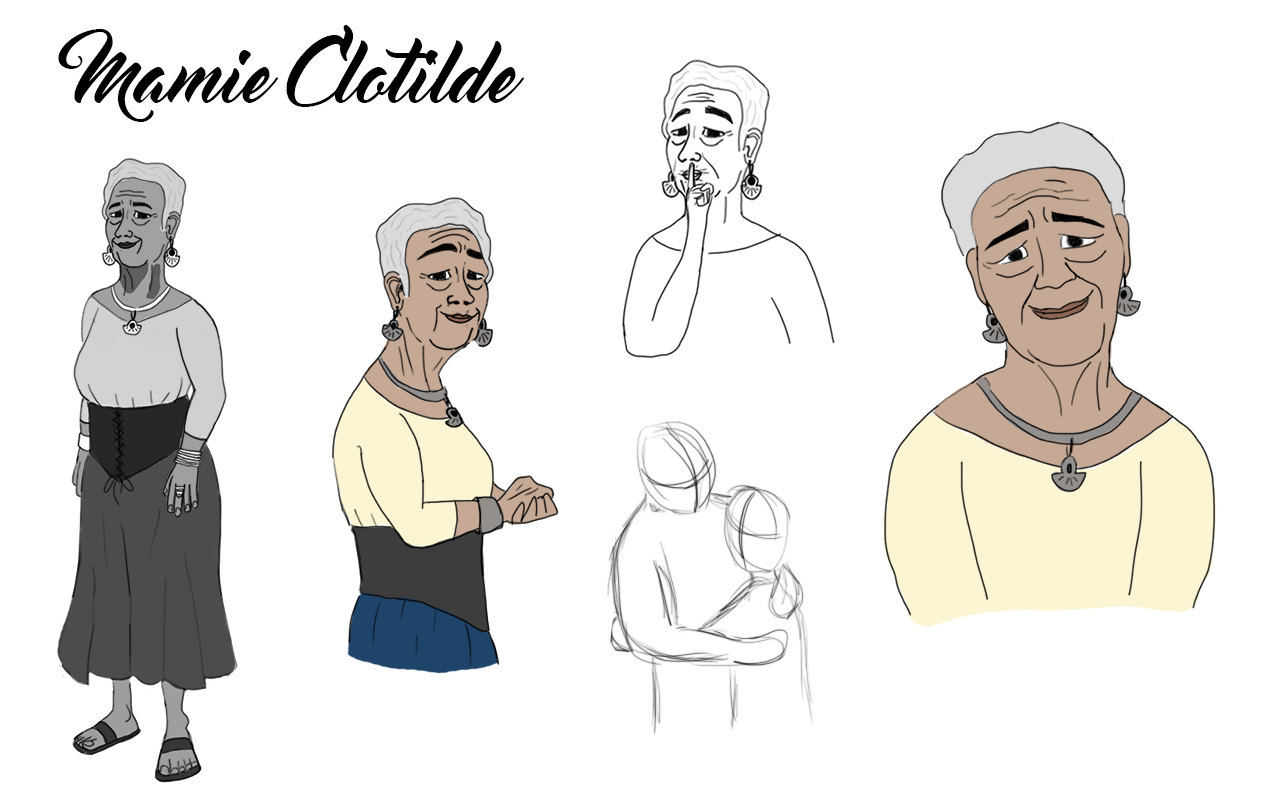
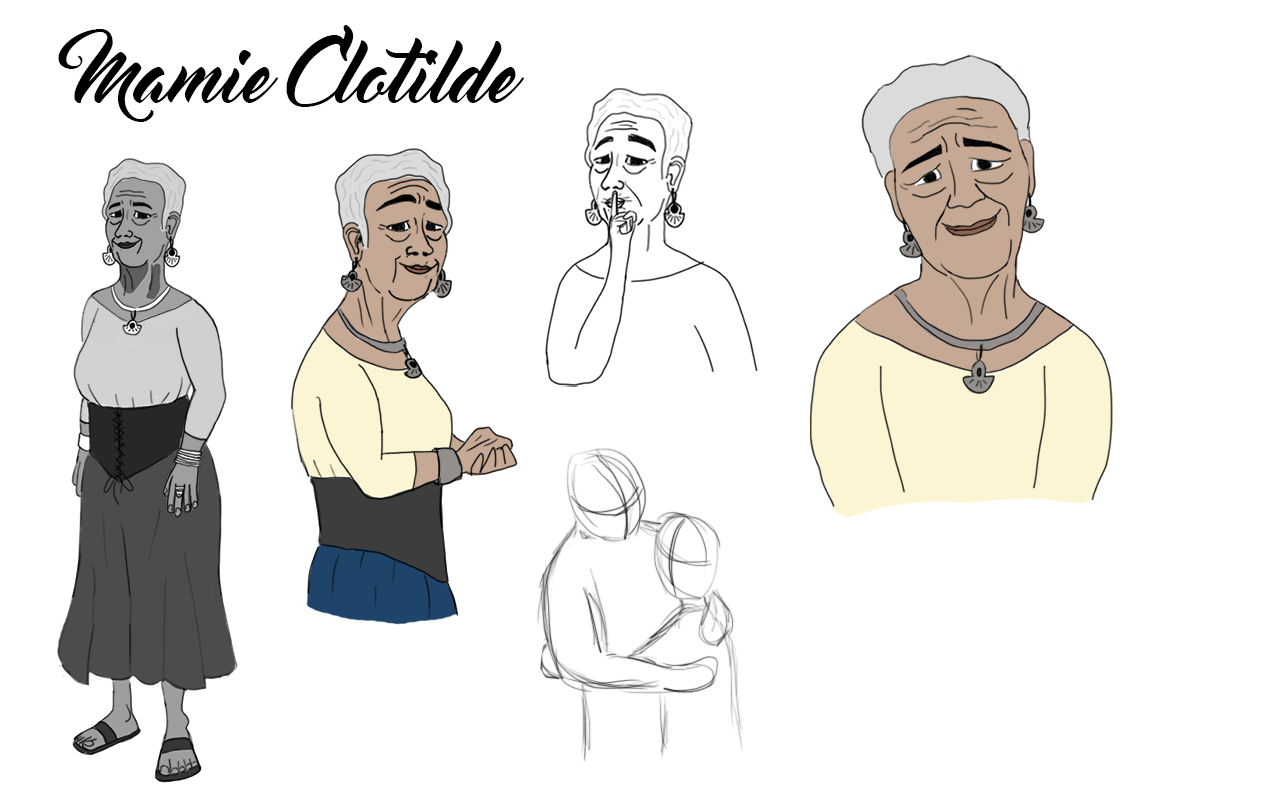
Layer changes from the first 1280x800 image to the second:
painted on "brouillon_06" over 536, 421, 814, 763
painted on "contour_05" over 545, 59, 835, 387
painted on "contour_04" over 810, 54, 1216, 617
painted on "couleurs_04" over 808, 56, 1217, 627
painted on "contour_02" over 291, 148, 559, 671
painted on "couleurs_02" over 291, 148, 559, 674
